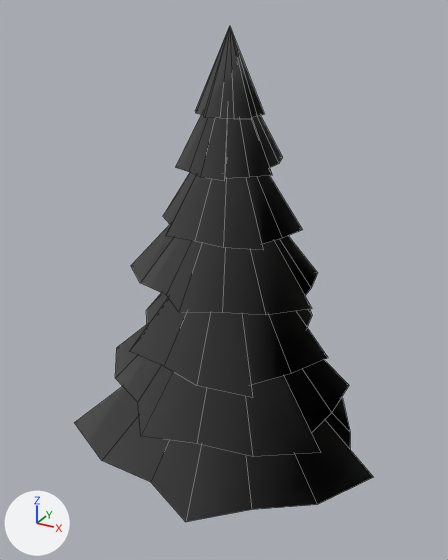
The OBJ model assets/models/tree_douglas_fir_foliage.obj: old version first, new version second.
Camera for both pictures: a 50 mm camera at (9.78, -18.15, 18.9) aimed at (-0.15, -0.09, 9.88). The axes (+X, +Y, +Z) are drawn at lower left. The lights are the same throughout. The picture after the commit comes second. Mesh edges are drawn as thin lines. Where no turn or scale is listed for an object, it has been applied to the vertices.

Objects in the first picture: 'tree_douglas_fir_foliage'.
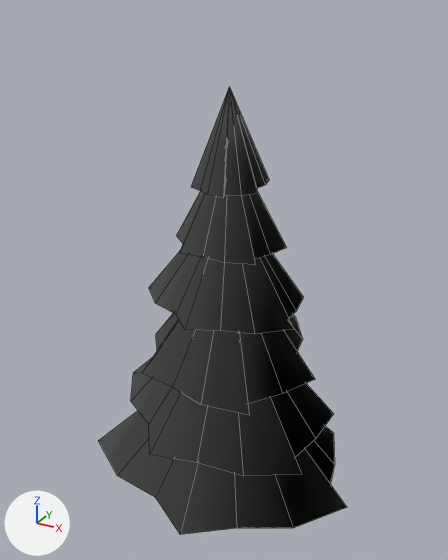
Location of each change, [x1, y1, x2, y2] in pixels of the pictures (448 x 560 px; the box of a moved part takes in the faces that stretch with it):
'tree_douglas_fir_foliage', reshaped (16% narrower, 10% shorter)
    before: [75, 26, 373, 522]
    after: [98, 87, 347, 534]
part 1 of me_tree_douglas_fir_foliage, moved or reshaped
    before: [115, 325, 349, 457]
    after: [98, 411, 347, 534]
part 2 of me_tree_douglas_fir_foliage, moved or reshaped
    before: [130, 293, 328, 398]
    after: [131, 357, 334, 476]
part 3 of me_tree_douglas_fir_foliage, moved or reshaped (not visible before)
    after: [142, 313, 315, 415]
part 4 of me_tree_douglas_fir_foliage, moved or reshaped
    before: [163, 126, 302, 250]
    after: [149, 250, 304, 334]
part 5 of me_tree_douglas_fir_foliage, added
    after: [177, 142, 287, 265]
part 6 of me_tree_douglas_fir_foliage, deleted
    before: [75, 386, 373, 522]
part 7 of me_tree_douglas_fir_foliage, deleted
    before: [175, 112, 282, 181]
part 8 of me_tree_douglas_fir_foliage, deleted
    before: [195, 26, 264, 119]
part 9 of me_tree_douglas_fir_foliage, moved or reshaped
    before: [131, 225, 318, 315]
    after: [191, 87, 269, 198]

Diff of the bpy script that builds the scene:
```diff
--- a/assets/models/tree_douglas_fir_foliage.obj.py
+++ b/assets/models/tree_douglas_fir_foliage.obj.py
@@ me_tree_douglas_fir_foliage @@
 # used by ob_tree_douglas_fir_foliage; location = (0.0, 0.0, 0.0)
-me_tree_douglas_fir_foliage.from_pydata(...)  # 224 vertices, 196 faces; spans x -5.7..6.0, y -5.1..5.6, z 3.3..18.4
+me_tree_douglas_fir_foliage.from_pydata(...)  # 192 vertices, 168 faces; spans x -5.2..5.3, y -4.6..5.0, z 2.0..16.6
+# me_tree_douglas_fir_foliage part 1: the loose piece of 16 vertices spanning x -5.5..4.7, y -4.4..5.6, z 5.5..10.6 is turned 20.1 degrees about the z axis through its middle and scaled by 1.02, then moved by (-0.2, -0.2, -3.4)
+# me_tree_douglas_fir_foliage part 2: the loose piece of 16 vertices spanning x -4.1..3.9, y -3.7..4.7, z 7.7..12.4 is turned 22.9 degrees about the z axis through its middle and scaled by 1.05, then moved by (-0.2, -0.1, -3.3)
+# me_tree_douglas_fir_foliage part 3: the loose piece of 16 vertices spanning x -3.5..3.4, y -3.1..4.0, z 7.9..8.6 is scaled about its middle by (1.05, 1.05, 5.93), then moved by (0.0, 0.0, 0.7)
+# me_tree_douglas_fir_foliage part 4: the loose piece of 16 vertices spanning x -2.9..2.5, y -2.3..3.2, z 12.1..15.9 is turned 22.9 degrees about the z axis through its middle and scaled by 1.08, then moved by (-0.2, -0.1, -2.9)
+# me_tree_douglas_fir_foliage part 5: the loose piece of 16 vertices spanning x -2.9..2.5, y -2.3..3.2, z 12.1..15.9 is copied, and the copy is scaled about the mesh origin by (0.8, 0.8, 0.948); it spans x -2.3..2.0, y -1.8..2.5, z 11.4..15.0
+# me_tree_douglas_fir_foliage part 6: the loose piece of 16 vertices spanning x -5.7..6.0, y -5.1..5.2, z 3.3..8.8 is deleted
+# me_tree_douglas_fir_foliage part 7: the loose piece of 16 vertices spanning x -1.7..1.8, y -1.9..2.0, z 14.1..17.5 is deleted
+# me_tree_douglas_fir_foliage part 8: the loose piece of 16 vertices spanning x -1.3..1.1, y -1.1..1.4, z 15.8..18.4 is deleted
+# me_tree_douglas_fir_foliage part 9
+# 30 vertices are removed from x -3.8..3.6, y -3.2..3.7, z 9.9..15.9
+# 28 faces are deleted
+# 30 vertices are added at x -1.2..1.3, y -1.4..1.4, z 13.4..13.5
+# 28 new faces join them
+# other edits to the shape of me_tree_douglas_fir_foliage do not show in these pictures
```
